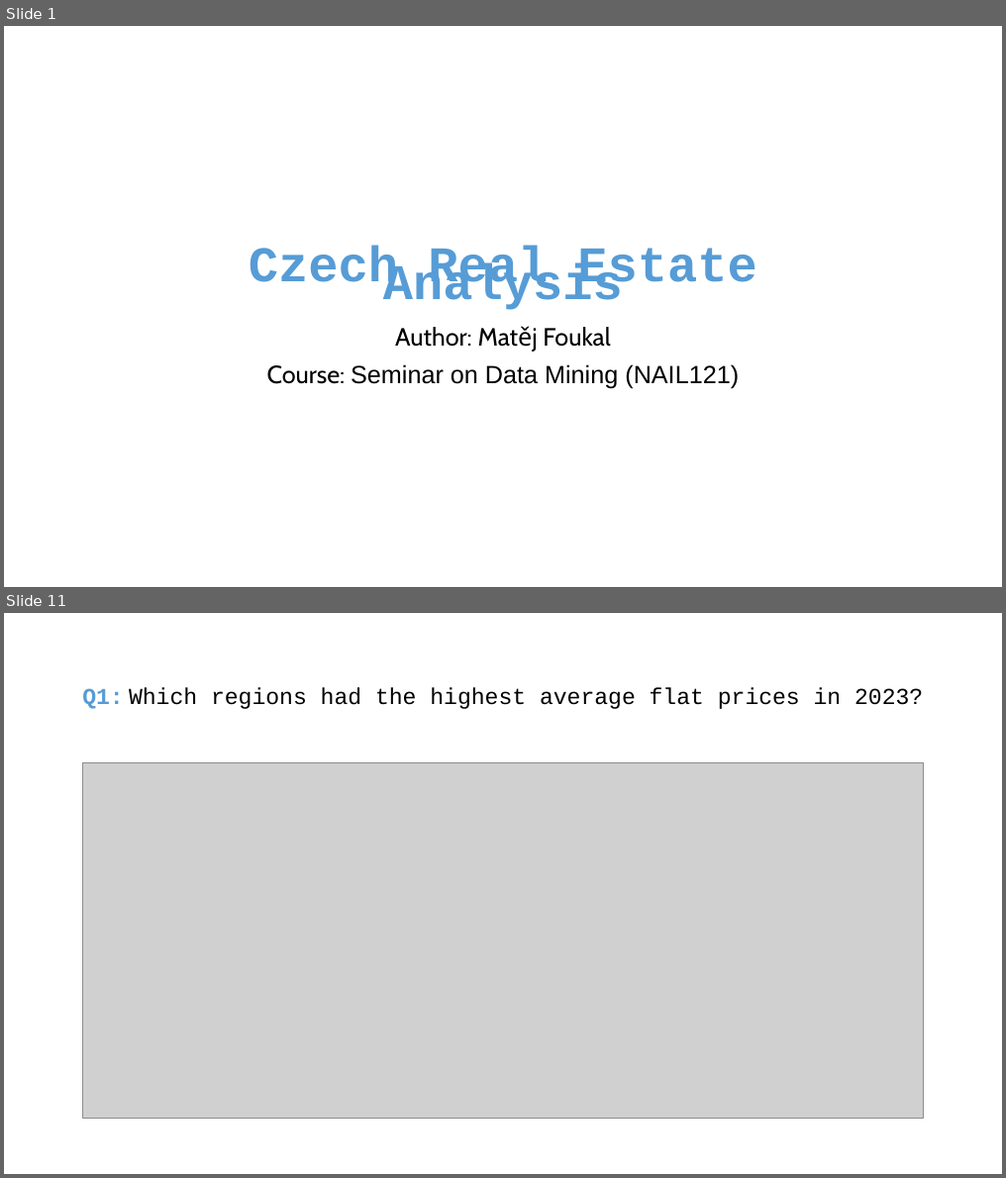
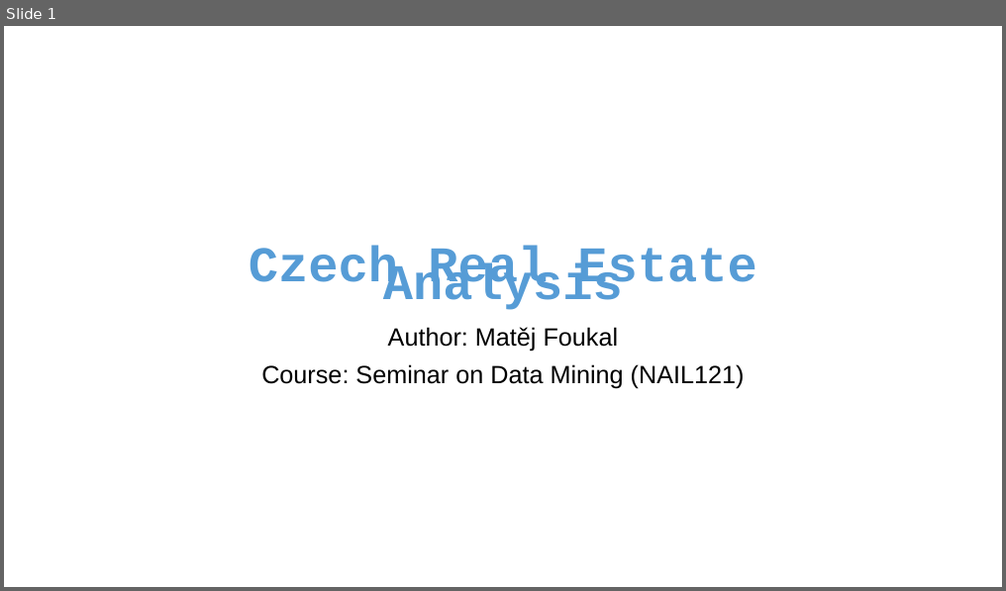
Before and after one commit to MiraZzle/cz-real-estate-analysis, a slide deck: Czech Real Estate Analysis - presentation.pptx. Shown one above the other, each under a label of ours: slides 1 and 11 before the commit, slide 1 after it; the slides between them are not shown. The pictures are 1006x1178 and 1006x591 pixels, drawn with LibreOffice and Linux fonts; fonts in the diff are those of the drawing; grey boxes stand for pictures. Boxes give left, top, right and bottom in pixels: in the first picture for what was removed or moved away, otherwise in the second. Text is boxed around its words. In the diff, an @@ line names an element or a change of style, - is before the commit and + after.

```diff
--- a/Czech Real Estate Analysis - presentation.pptx
+++ b/Czech Real Estate Analysis - presentation.pptx
@@ slide 11 removed at [4,613,1002,1174], background #FFFFFF @@
@@ title removed at [82,687,923,709] @@
-Q1: Which regions had the highest average flat prices in 2023?
@@ picture removed at [82,762,924,1119] @@
@@ slide 1 changed as well @@
@@ subtitle "Author: Matěj Foukal" at [261,327,745,388]: font Cabin to Arial in "Author: Matěj Foukal", "Course:" @@
```
Also in this commit, not shown: 7 other slides changed, 4 slides added, 4 other slides removed, 11 other files.
